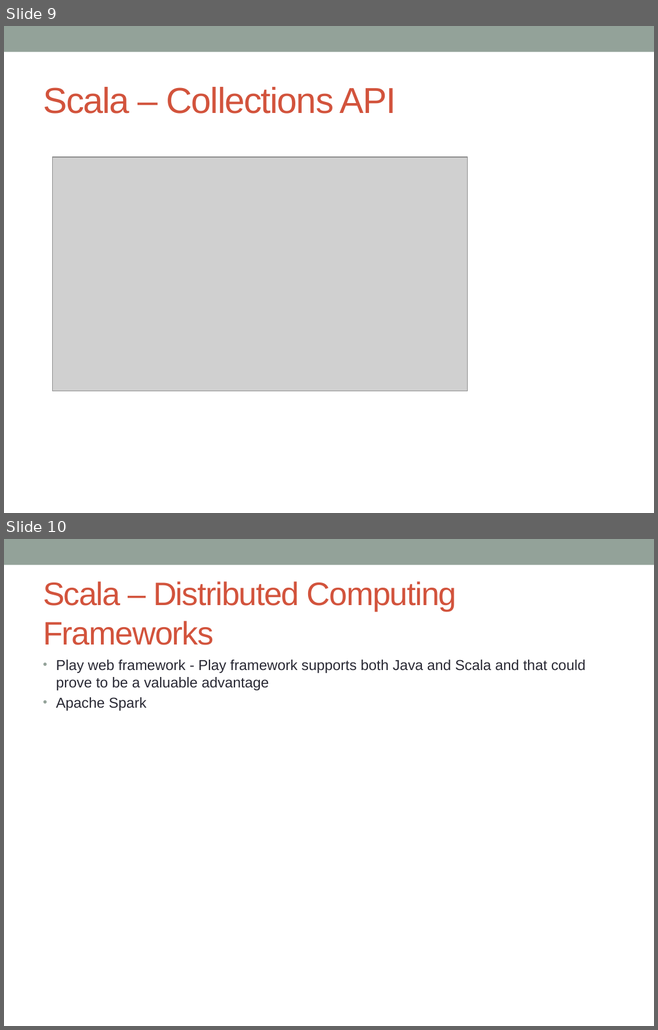
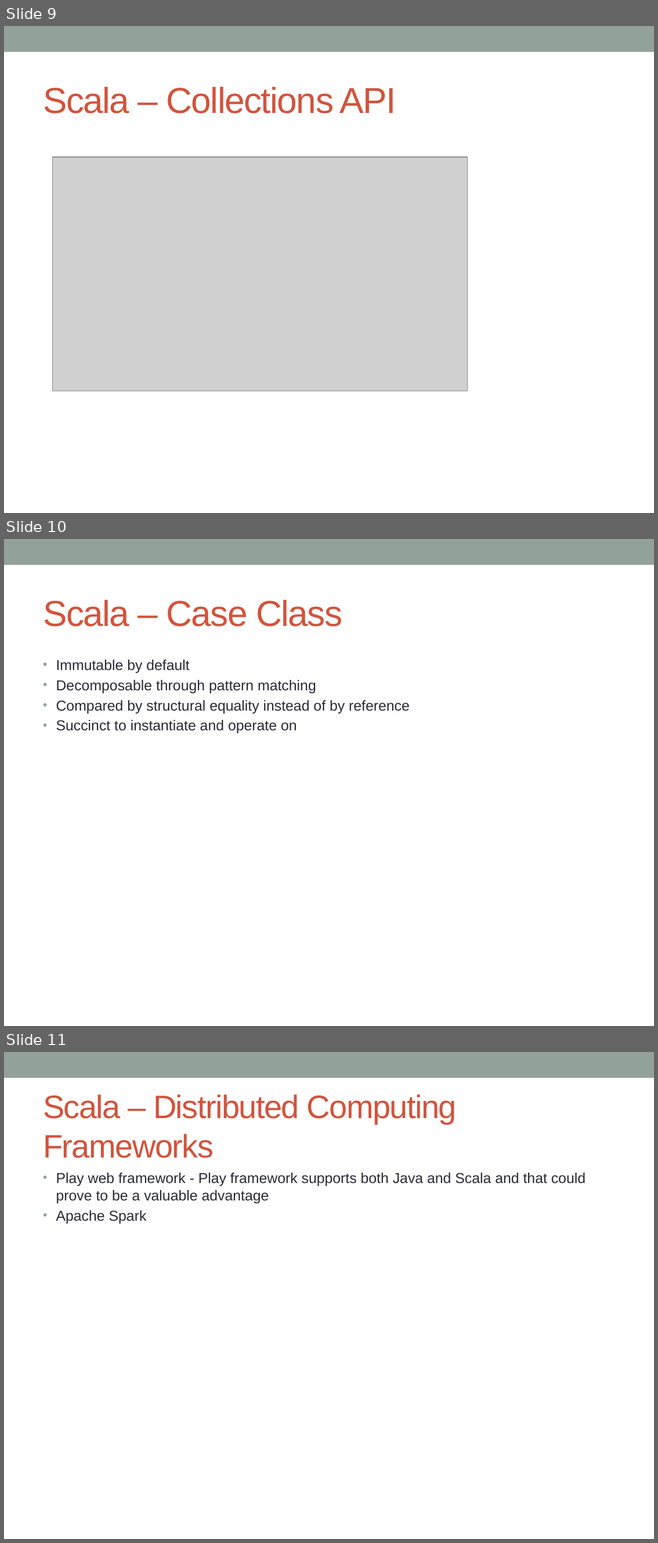
Before and after one commit to notionquest/ProjectDocumentation, a slide deck: Scala.pptx. Shown one above the other, each under a label of ours: slides 9 and 10 before the commit, slides 9, 10 and 11 after it. The pictures are 658x1030 and 658x1543 pixels, drawn with LibreOffice and Linux fonts; fonts in the diff are those of the drawing; grey boxes stand for pictures. Boxes give left, top, right and bottom in pixels: in the first picture for what was removed or moved away, otherwise in the second. Text is boxed around its words. In the diff, an @@ line names an element or a change of style, - is before the commit and + after.

Commit message:
Case class added

```diff
--- a/Scala.pptx
+++ b/Scala.pptx
@@ slide 10 added at (x1=4, y1=539, x2=654, y2=1026), background #FFFFFF; not listed: 1 template element that a slide beside it also shows @@
@@ title added at (x1=43, y1=600, x2=342, y2=627), 40 pt, text #D2533C @@
+Scala – Case Class
@@ text added at (x1=56, y1=660, x2=409, y2=733), 16 pt, text #292934 @@
+• Immutable by default
+• Decomposable through pattern matching
+• Compared by structural equality instead of by reference
+• Succinct to instantiate and operate on
@@ what was slide 10 is now slide 11 @@
```
